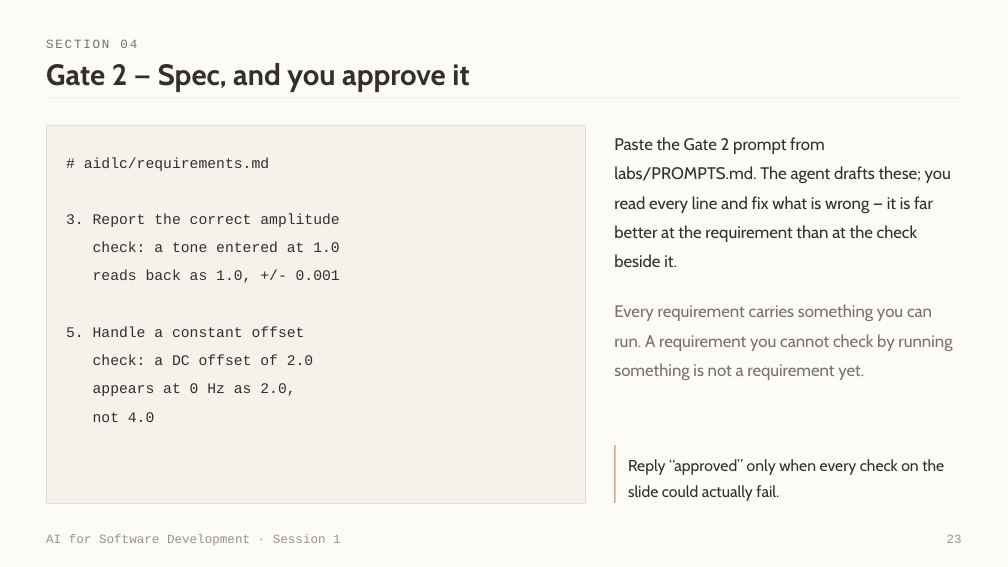
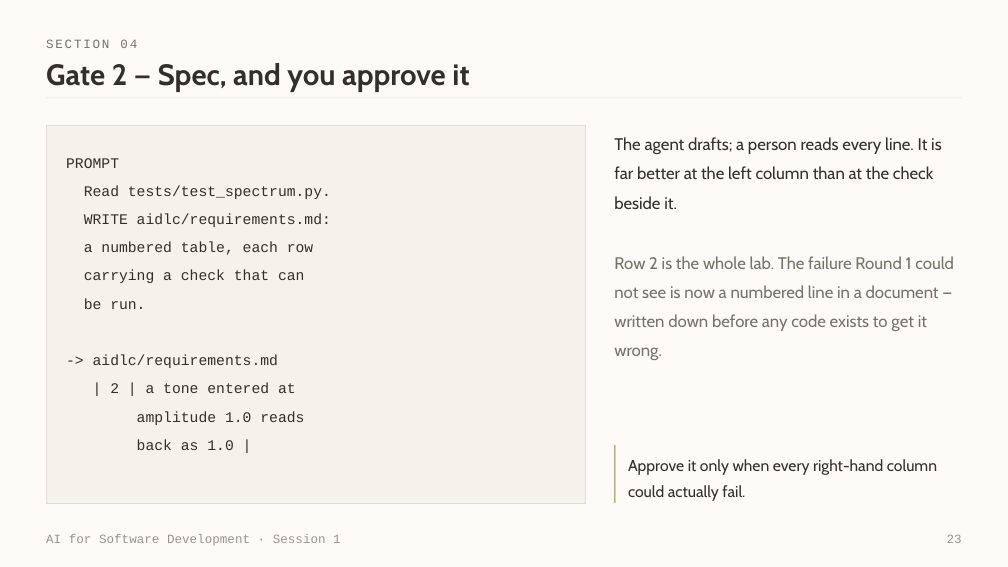
Before and after one commit to witchapong/ai-for-software-dev, a slide deck: slide 23 of slides/Session 1 - Meet Your Agent.pptx. Drawn at 1008x567 pixels with LibreOffice and Linux fonts; fonts in the diff are those of the drawing. Boxes give left, top, right and bottom in pixels: in the first picture for what was removed or moved away, otherwise in the second. Text is boxed around its words. In the diff, an @@ line names an element or a change of style, - is before the commit and + after.

Commit message:
Split the Four Gates: deck teaches the shape, handout carries the steps
#55. The two halves had bled into each other. The lecture's gate slides showed
only the OUTPUT .md and then carried do-this-now instructions in their prose
("Paste the Gate 3 prompt from labs/PROMPTS.md") - which is lab material sitting
in a lecture. Meanwhile Round 2 in the handout, where those instructions belong,
had no scannable per-gate procedure at all: just prose a student has to mine
mid-lab with the clock running.

DECK, slides 22-25 - each gate is now one illustration, prompt above artifact:

    PROMPT
      Read tests/test_spectrum.py.
      WRITE aidlc/requirements.md: a numbered table, each row
      carrying a check that can be run.

    -> aidlc/requirements.md
       | 2 | a tone entered at amplitude 1.0 reads back as 1.0 |

so the room sees what goes in and what comes out of a gate, in one glance.
Gate 1 shows the four questions with no prompt above them, because that is the
point of Gate 1. Gate 4 shows a pytest line where the others show a document,
because it is the gate with no document. The prose is conceptual again; the
pointer to labs/PROMPTS.md stays once, on slide 21, where it is a fact about
the course rather than an instruction.

HANDOUT, Round 2 - every gate opens with the same four-row card:

    | Paste  | the Gate 2 prompt from labs/PROMPTS.md, into a new Cline task |
    | You get| aidlc/requirements.md - a numbered table |
    | Check  | every acceptance criterion could actually fail. Vague ones
               like "appears at 0 Hz" pass broken code - fix them yourself |
    | Then   | reply approved in that same task |

Gate 4 gets two cards, one per task. The existing prose stays underneath for
anyone who wants the reasoning; the card is what you read when you are behind.

Caught by rendering: my slide rewrite reset page: p(0) on all four and I had
not re-run the renumbering pass, so they printed 00 in the corner. Fixed and
re-rendered.

38 slides, validates. Template 56 passed.

```diff
--- a/slides/Session 1 - Meet Your Agent.pptx
+++ b/slides/Session 1 - Meet Your Agent.pptx
@@ text at [614,137,941,209]: text changed @@
-Paste the Gate 2 prompt from labs/PROMPTS.md. The agent drafts these; you read every line and fix what is wrong — it is far better at the requirement than at the check beside it.
+The agent drafts; a person reads every line. It is far better at the left column than at the check beside it.
@@ text at [66,158,331,450]: text changed @@
-# aidlc/requirements.md
-3. Report the correct amplitude
-check: a tone entered at 1.0
-reads back as 1.0, +/- 0.001
-5. Handle a constant offset
-check: a DC offset of 2.0
-appears at 0 Hz as 2.0,
-not 4.0
+PROMPT
+Read tests/test_spectrum.py.
+WRITE aidlc/requirements.md:
+a numbered table, each row
+carrying a check that can
+be run.
+-> aidlc/requirements.md
+| 2 | a tone entered at
+amplitude 1.0 reads
+back as 1.0 |
@@ text at [614,256,954,360]: text changed @@
-Every requirement carries something you can run. A requirement you cannot check by running something is not a requirement yet.
+Row 2 is the whole lab. The failure Round 1 could not see is now a numbered line in a document — written down before any code exists to get it wrong.
@@ text at [628,459,937,501]: text changed @@
-Reply “approved” only when every check on the slide could actually fail.
+Approve it only when every right-hand column could actually fail.
```
Also in this commit, not shown: 3 other slides changed, 2 other files.
